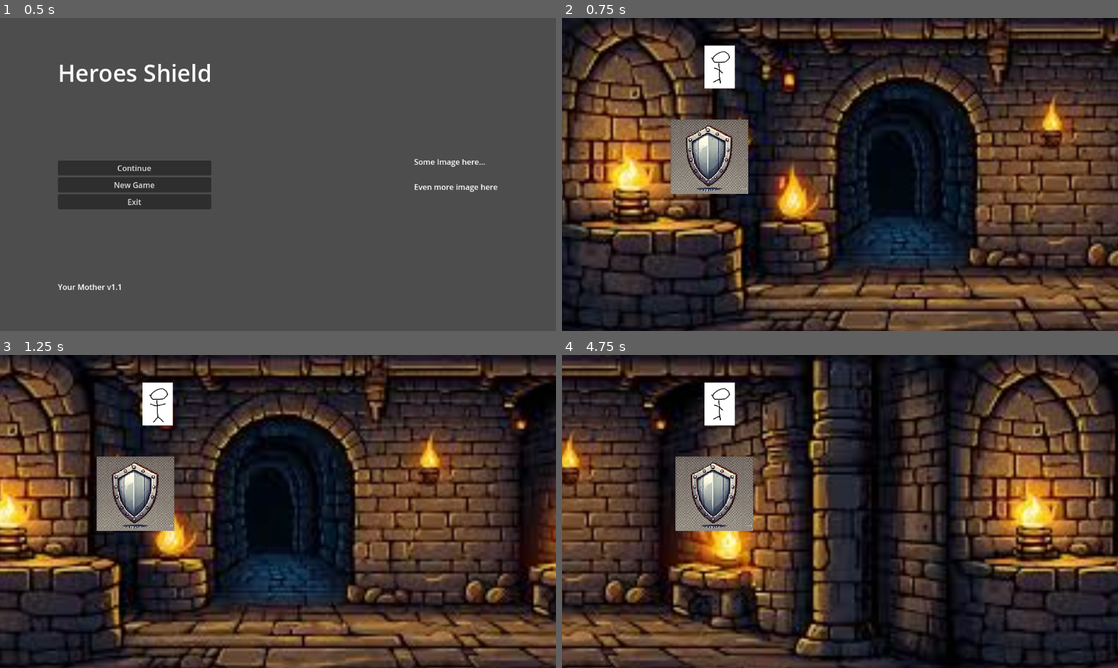
Above: before the commit, frames 1-4 (two rows, left to right).
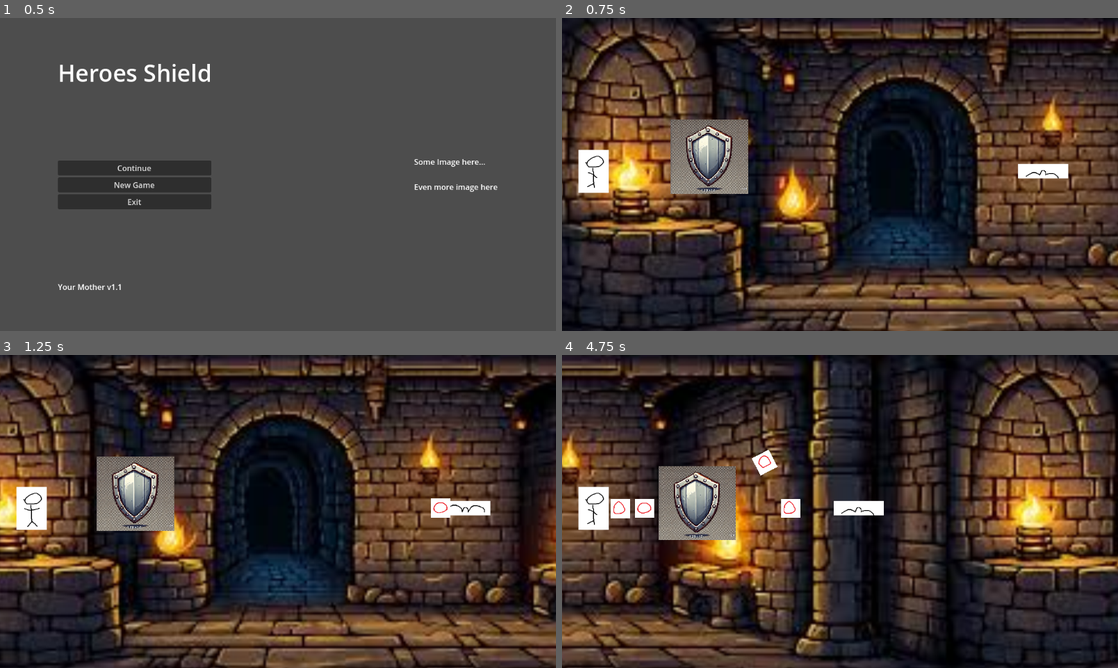
Above: after the commit, the same moments.

Repository: Cookie-Tin-Studios/Heroes-Shield
Game: Godot game, scene res://scenes/menu/main_menu.tscn
Two runs of this game, one before a commit and one after it. Both use one fixed random seed, a clock stepped at 60 frames per second and the inputs below.
Inputs:
- Up to frame 1 (0.5 s): no input
- Up to frame 2 (0.75 s): click "New Game" at 0.5 s
- Up to frame 3 (1.25 s): no input
- Up to frame 4 (4.75 s): hold Right (ui_right) 1.28-2.03 s; hold Down (ui_down) 2.03-2.78 s; hold Right (ui_right) 2.78-3.53 s; hold Up (ui_up) 3.53-4.28 s; hold Left (ui_left) from 4.28 s (still down)

Frame 1 is identical in both runs. In frame 2, 2.0% of the frame differs, in the area x 2-92%, y 8-56%; in frame 3, 2.1%; in frame 4, 6.6%, in the area x 2-58%, y 8-60%.

Commit message:
33 bat ranged mob (#60)
Add MVP bat mob. Add MVP projectile logic.

---------

Co-authored-by: Matthew Sawatzky <msawatzky75@gmail.com>

Diff:
--- /dev/null
+++ b/icon.svg
@@ -0,0 +1 @@
+<svg xmlns="http://www.w3.org/2000/svg" width="128" height="128"><rect width="124" height="124" x="2" y="2" fill="#363d52" stroke="#212532" stroke-width="4" rx="14"/><g fill="#fff" transform="translate(12.322 12.322)scale(.101)"><path d="M105 673v33q407 354 814 0v-33z"/><path fill="#478cbf" d="m105 673 152 14q12 1 15 14l4 67 132 10 8-61q2-11 15-15h162q13 4 15 15l8 61 132-10 4-67q3-13 15-14l152-14V427q30-39 56-81-35-59-83-108-43 20-82 47-40-37-88-64 7-51 8-102-59-28-123-42-26 43-46 89-49-7-98 0-20-46-46-89-64 14-123 42 1 51 8 102-48 27-88 64-39-27-82-47-48 49-83 108 26 42 56 81zm0 33v39c0 276 813 276 814 0v-39l-134 12-5 69q-2 10-14 13l-162 11q-12 0-16-11l-10-65H446l-10 65q-4 11-16 11l-162-11q-12-3-14-13l-5-69z"/><path d="M483 600c0 34 58 34 58 0v-86c0-34-58-34-58 0z"/><circle cx="725" cy="526" r="90"/><circle cx="299" cy="526" r="90"/></g><g fill="#414042" transform="translate(12.322 12.322)scale(.101)"><circle cx="307" cy="532" r="60"/><circle cx="717" cy="532" r="60"/></g></svg>
--- a/project.godot
+++ b/project.godot
@@ -14,6 +14,10 @@
 run/main_scene="res://scenes/menu/main_menu.tscn"
 config/features=PackedStringArray("4.3", "GL Compatibility")
 config/icon="res://icon.svg"
+
+[autoload]
+
+Tick="*res://scripts/tick.gd"
 
 [display]
 
--- a/scenes/idiot_hero.tscn
+++ b/scenes/idiot_hero.tscn
@@ -18,16 +18,16 @@
 "speed": 5.0
 }]
 
-[sub_resource type="CircleShape2D" id="CircleShape2D_icwmm"]
-radius = 16.0
+[sub_resource type="RectangleShape2D" id="RectangleShape2D_74d3d"]
+size = Vector2(128, 178)
 
 [node name="Idiot_hero" type="CharacterBody2D"]
 z_index = 10
 position = Vector2(0, -26)
+motion_mode = 1
 script = ExtResource("1_cdcv3")
 
 [node name="AnimatedSprite2D" type="AnimatedSprite2D" parent="."]
-position = Vector2(0, 5)
 scale = Vector2(1.122, 1)
 sprite_frames = SubResource("SpriteFrames_ar3yn")
 animation = &"idle"
@@ -35,5 +35,4 @@
 frame_progress = 0.889135
 
 [node name="CollisionShape2D" type="CollisionShape2D" parent="."]
-position = Vector2(0, 5)
-shape = SubResource("CircleShape2D_icwmm")
+shape = SubResource("RectangleShape2D_74d3d")
--- a/scenes/main.tscn
+++ b/scenes/main.tscn
@@ -1,8 +1,9 @@
-[gd_scene load_steps=5 format=3 uid="uid://i70ovs7ns5pg"]
+[gd_scene load_steps=6 format=3 uid="uid://i70ovs7ns5pg"]
 
 [ext_resource type="PackedScene" uid="uid://dk41cisdtdonq" path="res://scenes/idiot_hero.tscn" id="2_jn0l8"]
 [ext_resource type="PackedScene" uid="uid://bumwv0mx5w6aq" path="res://scenes/shield.tscn" id="2_w3671"]
 [ext_resource type="PackedScene" uid="uid://cn3lii7exa78k" path="res://scenes/background.tscn" id="3_3s816"]
+[ext_resource type="PackedScene" uid="uid://0mjc0it86aq2" path="res://scenes/mob_bat.tscn" id="4_q6ttw"]
 
 [sub_resource type="GDScript" id="GDScript_81rl6"]
 script/source = "extends Node2D
@@ -23,10 +24,10 @@
 
 [node name="Idiot_hero" parent="." instance=ExtResource("2_jn0l8")]
 z_as_relative = false
-position = Vector2(652, 201)
+position = Vector2(130, 639)
 
 [node name="Camera2D" type="Camera2D" parent="Idiot_hero"]
-position = Vector2(499, 450)
+position = Vector2(1021, 12)
 scale = Vector2(1, 8.72)
 zoom = Vector2(0.5, 0.5)
 
@@ -36,3 +37,7 @@
 
 [node name="Shield" parent="." instance=ExtResource("2_w3671")]
 position = Vector2(629, 578)
+
+[node name="MobBat" parent="." node_paths=PackedStringArray("target") instance=ExtResource("4_q6ttw")]
+position = Vector2(2013, 637)
+target = NodePath("../Idiot_hero")
--- a/scenes/mob_base.tscn
+++ b/scenes/mob_base.tscn
@@ -1,57 +1,7 @@
-[gd_scene load_steps=8 format=3 uid="uid://ca3rytbyuxw8h"]
+[gd_scene load_steps=2 format=3 uid="uid://ca3rytbyuxw8h"]
 
-[ext_resource type="Script" path="res://assets/scripts/mobs/mob_base/mob_base.gd" id="1_cnjmn"]
-[ext_resource type="Texture2D" uid="uid://baod2sjds1ecc" path="res://assets/sprites/mobs/simplemob/walk.png" id="2_eut0y"]
-
-[sub_resource type="AtlasTexture" id="AtlasTexture_gvxqa"]
-atlas = ExtResource("2_eut0y")
-region = Rect2(0, 0, 128, 128)
-
-[sub_resource type="AtlasTexture" id="AtlasTexture_jhi35"]
-atlas = ExtResource("2_eut0y")
-region = Rect2(128, 0, 128, 128)
-
-[sub_resource type="AtlasTexture" id="AtlasTexture_fxn25"]
-atlas = ExtResource("2_eut0y")
-region = Rect2(0, 128, 128, 128)
-
-[sub_resource type="SpriteFrames" id="SpriteFrames_fqqsg"]
-animations = [{
-"frames": [{
-"duration": 1.0,
-"texture": SubResource("AtlasTexture_gvxqa")
-}, {
-"duration": 1.0,
-"texture": SubResource("AtlasTexture_jhi35")
-}, {
-"duration": 1.0,
-"texture": SubResource("AtlasTexture_fxn25")
-}],
-"loop": true,
-"name": &"idle",
-"speed": 3.0
-}, {
-"frames": [],
-"loop": true,
-"name": &"walk left",
-"speed": 5.0
-}]
-
-[sub_resource type="CapsuleShape2D" id="CapsuleShape2D_3ej1i"]
-radius = 38.0
-height = 120.0
+[ext_resource type="Script" path="res://scripts/mobs/mob_base/mob_base.gd" id="1_cnjmn"]
 
 [node name="Mob_base" type="RigidBody2D"]
 gravity_scale = 0.0
 script = ExtResource("1_cnjmn")
-
-[node name="AnimatedSprite2D" type="AnimatedSprite2D" parent="."]
-sprite_frames = SubResource("SpriteFrames_fqqsg")
-animation = &"idle"
-frame_progress = 0.171363
-
-[node name="CollisionShape2D" type="CollisionShape2D" parent="."]
-position = Vector2(1, 3)
-shape = SubResource("CapsuleShape2D_3ej1i")
-
-[node name="VisibleOnScreenNotifier2D" type="VisibleOnScreenNotifier2D" parent="."]
--- /dev/null
+++ b/scenes/mob_bat.tscn
@@ -0,0 +1,39 @@
+[gd_scene load_steps=7 format=3 uid="uid://0mjc0it86aq2"]
+
+[ext_resource type="Script" path="res://scripts/mobs/mob_bat.gd" id="1_5ymdd"]
+[ext_resource type="PackedScene" uid="uid://c70twk71mo8vl" path="res://scenes/projectile.tscn" id="2_3rjrx"]
+[ext_resource type="Texture2D" uid="uid://bn7cuqlpvwfru" path="res://assets/sprites/placeholder_bat_flap_1.png" id="2_ei3x0"]
+[ext_resource type="Texture2D" uid="uid://be6apdufjv4cr" path="res://assets/sprites/placeholder_bat_flap_2.png" id="3_l05oc"]
+
+[sub_resource type="SpriteFrames" id="SpriteFrames_fr1iu"]
+animations = [{
+"frames": [{
+"duration": 1.0,
+"texture": ExtResource("2_ei3x0")
+}, {
+"duration": 1.0,
+"texture": ExtResource("3_l05oc")
+}],
+"loop": true,
+"name": &"default",
+"speed": 5.0
+}]
+
+[sub_resource type="RectangleShape2D" id="RectangleShape2D_iu6nk"]
+size = Vector2(173, 40)
+
+[node name="MobBat" type="RigidBody2D"]
+collision_layer = 2
+collision_mask = 2
+gravity_scale = 0.0
+script = ExtResource("1_5ymdd")
+projectile_scene = ExtResource("2_3rjrx")
+
+[node name="AnimatedSprite2DBat" type="AnimatedSprite2D" parent="."]
+scale = Vector2(1, 1.00787)
+sprite_frames = SubResource("SpriteFrames_fr1iu")
+autoplay = "default"
+frame_progress = 0.86501
+
+[node name="CollisionShape2DBat" type="CollisionShape2D" parent="."]
+shape = SubResource("RectangleShape2D_iu6nk")
--- /dev/null
+++ b/scenes/projectile.tscn
@@ -0,0 +1,39 @@
+[gd_scene load_steps=7 format=3 uid="uid://c70twk71mo8vl"]
+
+[ext_resource type="Script" path="res://scripts/mobs/mob_bat.gd" id="1_d3cd1"]
+[ext_resource type="Texture2D" uid="uid://dkft7ngvvftf7" path="res://assets/sprites/projectile_1.png" id="2_tkcaq"]
+[ext_resource type="Texture2D" uid="uid://bfy4iyh5k85tm" path="res://assets/sprites/projectile_2.png" id="3_t46ee"]
+[ext_resource type="Texture2D" uid="uid://c4nm7vmrf5dbs" path="res://assets/sprites/projectile_3.png" id="4_21qjv"]
+
+[sub_resource type="SpriteFrames" id="SpriteFrames_1hryt"]
+animations = [{
+"frames": [{
+"duration": 1.0,
+"texture": ExtResource("2_tkcaq")
+}, {
+"duration": 1.0,
+"texture": ExtResource("3_t46ee")
+}, {
+"duration": 1.0,
+"texture": ExtResource("4_21qjv")
+}],
+"loop": true,
+"name": &"default",
+"speed": 5.0
+}]
+
+[sub_resource type="CircleShape2D" id="CircleShape2D_3b7u6"]
+radius = 50.04
+
+[node name="Projectile" type="RigidBody2D"]
+gravity_scale = 0.0
+script = ExtResource("1_d3cd1")
+
+[node name="AnimatedSprite2D" type="AnimatedSprite2D" parent="."]
+sprite_frames = SubResource("SpriteFrames_1hryt")
+autoplay = "default"
+frame_progress = 0.00269623
+
+[node name="CollisionShape2D" type="CollisionShape2D" parent="."]
+shape = SubResource("CircleShape2D_3b7u6")
+one_way_collision_margin = 0.0
--- a/scenes/shield.tscn
+++ b/scenes/shield.tscn
@@ -17,5 +17,4 @@
 texture = ExtResource("1_1ilqa")
 
 [node name="CollisionShape2D" type="CollisionShape2D" parent="."]
-position = Vector2(5, -2)
 shape = SubResource("CircleShape2D_3sjvr")
--- a/scripts/idiot/idiot.gd
+++ b/scripts/idiot/idiot.gd
@@ -1,4 +1,4 @@
-extends Node2D
+extends CharacterBody2D
 
 @export var speed: float = 100.0
 
--- /dev/null
+++ b/scripts/mobs/mob_bat.gd
@@ -0,0 +1,50 @@
+extends RigidBody2D
+
+@onready var global_tick = get_node("/root/Tick")
+@export var projectile_scene: PackedScene
+@export var shooting_speed: float = 500.0
+@export var target: CharacterBody2D
+
+func shoot_projectile() -> void:
+	# If there is no target, don't shoot anything.
+	if not target:
+		return
+	# If there is a target, proceed with the rest of the function.
+
+	# Take the Projectile scene and bring it into
+	var projectile = projectile_scene.instantiate()
+
+	# Give the projectile the inital position (same as bat)
+	projectile.global_position = global_position
+
+	# Make projectile target NPC Hero
+	var direction = (target.global_position - global_position).normalized()
+
+
+	# Assign velocity to projectile
+	if projectile is RigidBody2D:
+		projectile.linear_velocity = direction * shooting_speed
+
+	# Add projectile to scene.
+	get_tree().get_current_scene().add_child(projectile)
+
+
+
+func _on_tick():
+	shoot_projectile()
+
+# Called when the node enters the scene tree for the first time.
+func _ready() -> void:
+	global_tick.timeout.connect(_on_tick)
+	pass # Replace with function body.
+
+# Not required, we're using physics process instead.
+## Called every frame. 'delta' is the elapsed time since the previous frame.
+#func _process(delta: float) -> void:
+	#pass
+
+@export var movement_speed: float = -100.0
+
+func _physics_process(delta: float) -> void:
+	# Move the NPC to the right at 'speed' pixels per second
+	position.x += movement_speed * delta
--- /dev/null
+++ b/scripts/tick.gd
@@ -0,0 +1,10 @@
+extends Timer
+
+
+# Called when the node enters the scene tree for the first time.
+func _ready() -> void:
+	start()
+
+# Called every frame. 'delta' is the elapsed time since the previous frame.
+func _process(delta: float) -> void:
+	pass
Binary file added: assets/sprites/placeholder_bat_flap_1.png
Not shown, added: assets/sprites/placeholder_bat_flap_1.png.import
Binary file added: assets/sprites/placeholder_bat_flap_2.png
Not shown, added: assets/sprites/placeholder_bat_flap_2.png.import
Binary file added: assets/sprites/projectile_1.png
Not shown, added: assets/sprites/projectile_1.png.import
Binary file added: assets/sprites/projectile_2.png
Not shown, added: assets/sprites/projectile_2.png.import
Binary file added: assets/sprites/projectile_3.png
Not shown, added: assets/sprites/projectile_3.png.import
Not shown, added: icon.svg.import
